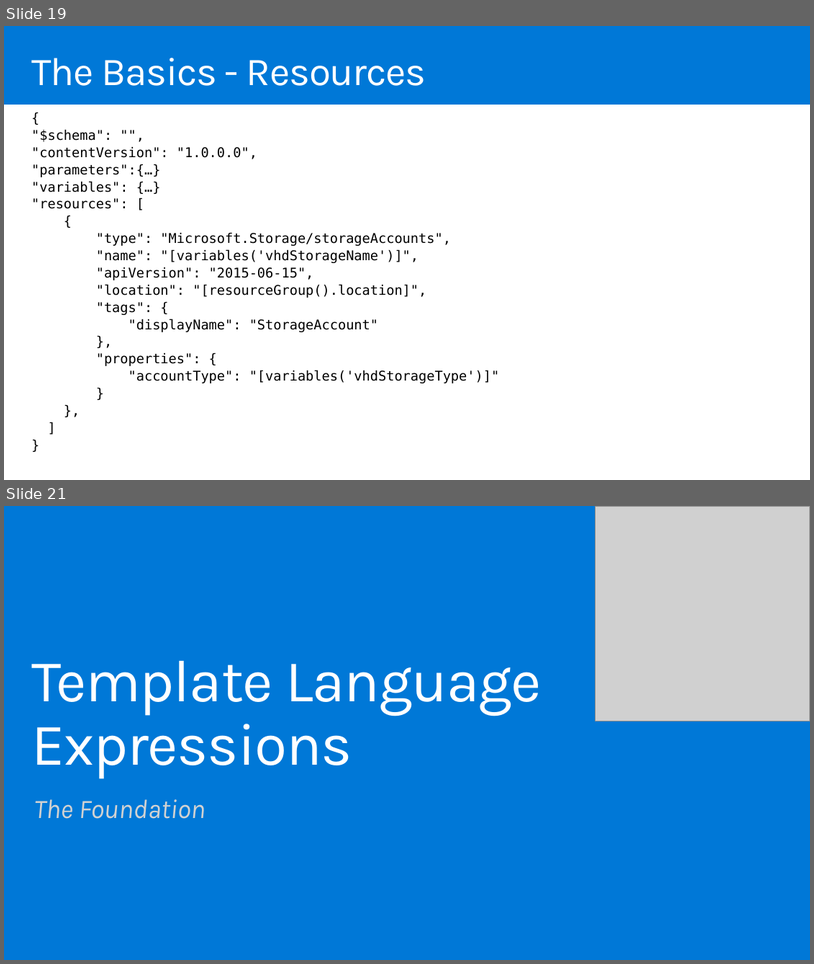
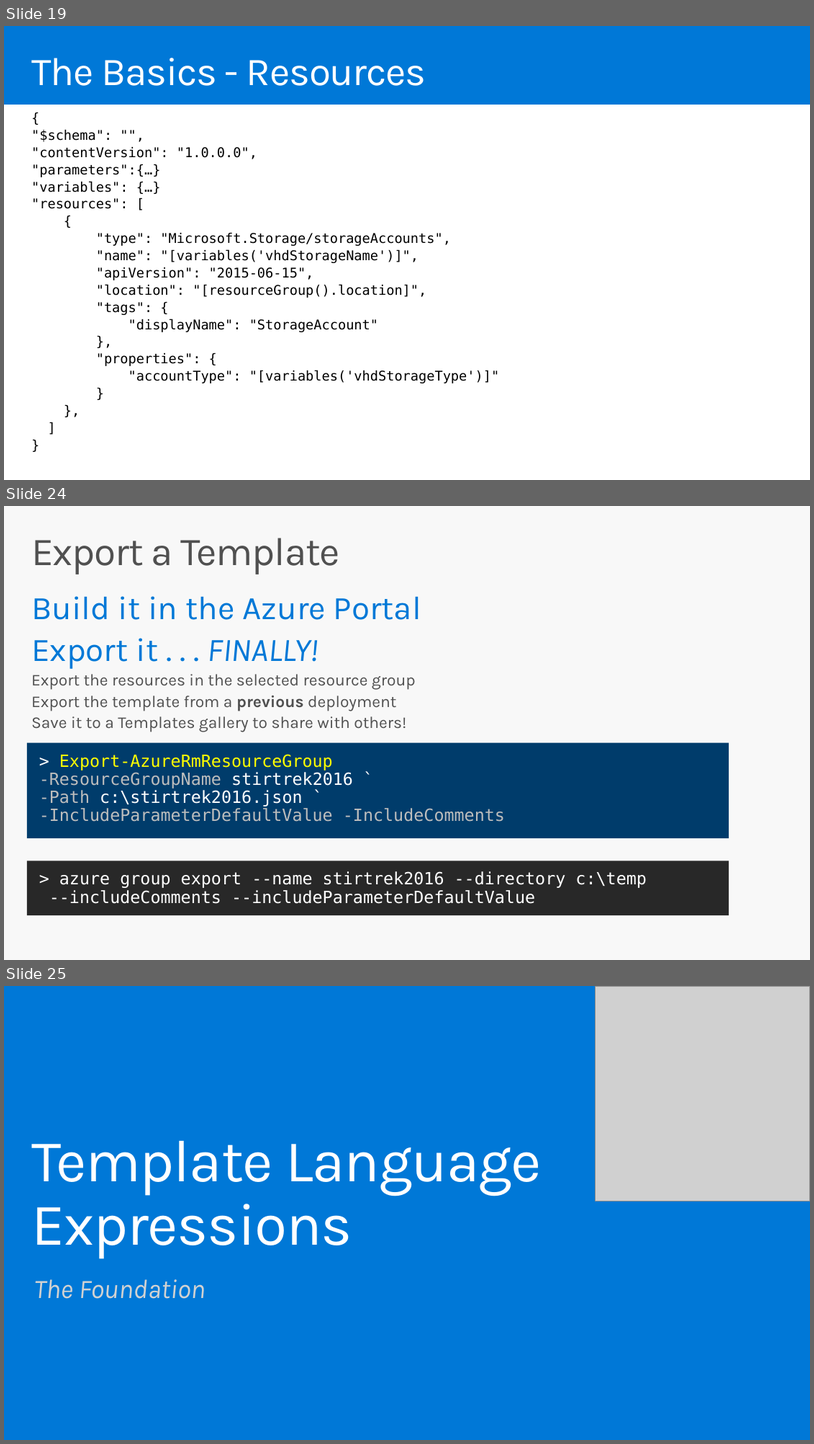
Before and after one commit to mcollier/StirTrek2016, a slide deck: Work on Your ARM Strength.pptx. Shown one above the other, each under a label of ours: slides 19 and 21 before the commit, slides 19, 24 and 25 after it; the slides between them are not shown. The pictures are 814x964 and 814x1444 pixels, drawn with LibreOffice and Linux fonts; fonts in the diff are those of the drawing; grey boxes stand for pictures. Boxes give left, top, right and bottom in pixels: in the first picture for what was removed or moved away, otherwise in the second. Text is boxed around its words. In the diff, an @@ line names an element or a change of style, - is before the commit and + after.

Commit message:
Added slides on template export; Adjustments to demo flow.

```diff
--- a/Work on Your ARM Strength.pptx
+++ b/Work on Your ARM Strength.pptx
@@ slide 24 added at box(4, 506, 810, 960), background #F8F8F8 @@
@@ title added at box(31, 538, 340, 574), 47 pt, text #505050 @@
+Export a Template
@@ text added at box(31, 596, 422, 732), 19.6 pt, text #505050 @@
+Build it in the Azure Portal
+Export it . . . FINALLY!
+  Export the resources in the selected resource group
+  Export the template from a previous deployment
+  Save it to a Templates gallery to share with others!
@@ rectangle added at box(27, 743, 729, 838), fill #003C6C, 20 pt, text #BDBDBD @@
+> Export-AzureRmResourceGroup
+-ResourceGroupName stirtrek2016 `
+-Path c:\stirtrek2016.json `
+-IncludeParameterDefaultValue -IncludeComments
@@ rectangle added at box(27, 860, 729, 915), fill #282828, 20 pt, text #FFFFFF @@
+> azure group export --name stirtrek2016 --directory c:\temp
+--includeComments --includeParameterDefaultValue
@@ what was slide 21 is now slide 25 @@
```
Also in this commit, not shown: 3 slides changed, 3 other slides added, 1 slide removed, 1 other file.
